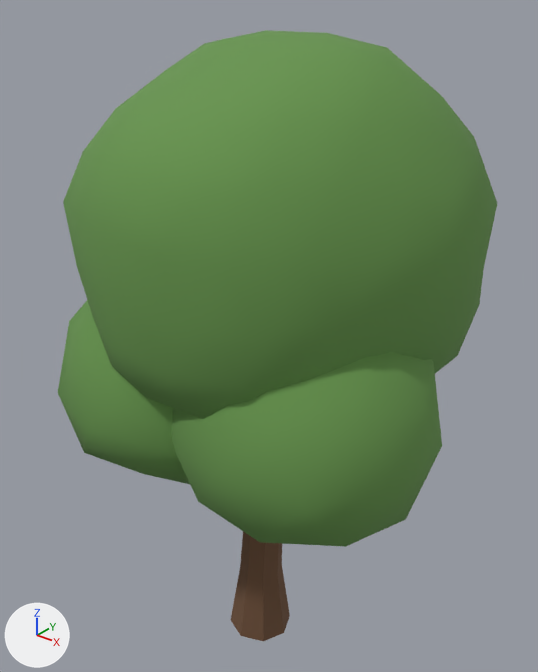
Two versions of the glTF model game/assets/nature/tree_round_1.glb, one commit apart.
Both versions are drawn from a camera (50 mm lens) standing at (3.8, -4.6, 6.29) and looking at (-0.21, 0.41, 3.18). Every picture has the same lights, and +X, +Y and +Z are marked at lower left. The older version comes first. Vertices at exactly the same position are counted once.

Objects in the first picture: 'tree_round_1'.
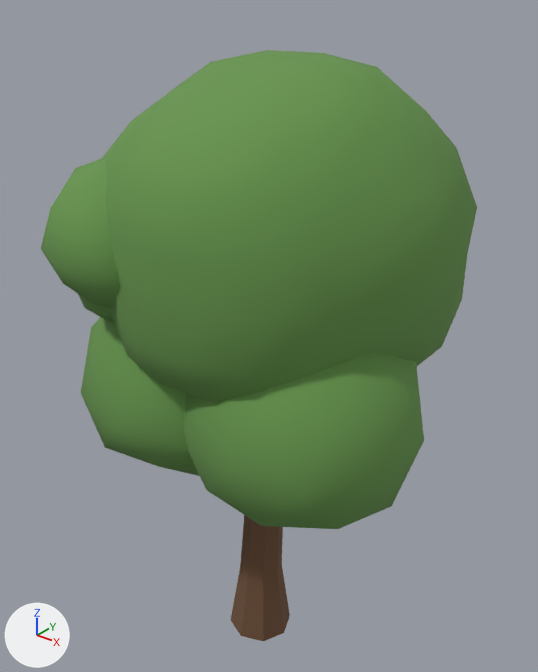
Pixel boxes (x1, y1, x2, y2) of what changed, in the pictures (538 x 672 px; the box of a moved part takes in the faces that stretch with it):
'tree_round_1', reshaped: before (58, 30, 497, 641); after (41, 50, 477, 641)
part 1 of me_tree_round_1, moved or reshaped: before (63, 30, 497, 419); after (102, 50, 477, 404)
part 2 of me_tree_round_1, moved or reshaped: before (58, 300, 190, 484); after (81, 317, 200, 476)
part 3 of me_tree_round_1, moved or reshaped: before (171, 352, 442, 547); after (184, 352, 424, 529)
part 4 of me_tree_round_1, added: after (78, 294, 114, 322)
part 5 of me_tree_round_1, added (green): after (41, 156, 120, 308)

The change, as a diff of the scene's bpy script:
```diff
--- a/game/assets/nature/tree_round_1.glb.py
+++ b/game/assets/nature/tree_round_1.glb.py
@@ mat_trunk @@
 n0 = _N.new('ShaderNodeBsdfPrincipled'); n0.name = 'Principled BSDF'
-n0.inputs[0].default_value = (0.155, 0.0783, 0.0397, 1.0)  # 'Base Color', brown #6e4f38
 n0.inputs[2].default_value = 0.95  # 'Roughness'
 n1 = _N.new('ShaderNodeOutputMaterial'); n1.name = 'Material Output'
+n2 = _N.new('ShaderNodeMix'); n2.name = 'Mix'
+n2.data_type = 'RGBA'
+n2.blend_type = 'MULTIPLY'
+n2.inputs[0].default_value = 1.0  # 'Factor'
+n2.inputs[7].default_value = (0.155, 0.0783, 0.0397, 1.0)  # 'B', brown #6e4f38
+n3 = _N.new('ShaderNodeVertexColor'); n3.name = 'Color Attribute'
 _L.new(n0.outputs[0], n1.inputs[0])  # 'BSDF' to 'Surface'
+_L.new(n2.outputs[2], n0.inputs[0])  # 'Result' to 'Base Color'
+_L.new(n3.outputs[0], n2.inputs[6])  # 'Color' to 'A'
@@ mat_canopy @@
 n0 = _N.new('ShaderNodeBsdfPrincipled'); n0.name = 'Principled BSDF'
-n0.inputs[0].default_value = (0.133, 0.296, 0.0732, 1.0)  # 'Base Color', green #66944c
 n0.inputs[2].default_value = 0.95  # 'Roughness'
 n1 = _N.new('ShaderNodeOutputMaterial'); n1.name = 'Material Output'
+n2 = _N.new('ShaderNodeMix'); n2.name = 'Mix'
+n2.data_type = 'RGBA'
+n2.blend_type = 'MULTIPLY'
+n2.inputs[0].default_value = 1.0  # 'Factor'
+n2.inputs[7].default_value = (0.133, 0.296, 0.0732, 1.0)  # 'B', green #66944c
+n3 = _N.new('ShaderNodeVertexColor'); n3.name = 'Color Attribute'
 _L.new(n0.outputs[0], n1.inputs[0])  # 'BSDF' to 'Surface'
+_L.new(n2.outputs[2], n0.inputs[0])  # 'Result' to 'Base Color'
+_L.new(n3.outputs[0], n2.inputs[6])  # 'Color' to 'A'
@@ me_tree_round_1 @@
 # used by ob_tree_round_1; location = (0.0, 0.0, 0.0)
-me_tree_round_1.from_pydata(...)  # 382 vertices, 732 faces; spans x -2.05..1.83, y -1.48..2.0, z -0.01..5.88
+me_tree_round_1.from_pydata(...)  # 544 vertices, 1032 faces; spans x -1.91..1.66, y -1.44..2.17, z -0.01..5.73
+# me_tree_round_1 part 1: the loose piece of 162 vertices spanning x -1.78..1.72, y -1.46..2.0, z 2.63..5.88 is scaled about its middle by 0.914, then moved by (0.01, 0.0, -0.01)
+# me_tree_round_1 part 2: the loose piece of 42 vertices spanning x -1.72..0.5, y -1.48..0.8, z 1.88..4.02 is scaled about its middle by 0.914, then moved by (0.07, 0.07, -0.02)
+# me_tree_round_1 part 3: the loose piece of 42 vertices spanning x -0.38..1.83, y -1.35..0.76, z 1.99..4.15 is scaled about its middle by 0.912, then moved by (-0.07, 0.06, -0.04)
+# me_tree_round_1 part 4: a new loose piece of 42 vertices spanning x -1.41..-0.45, y -1.1..-0.07, z 3.51..4.45, in mat_canopy
+# me_tree_round_1 part 5: a new loose piece of 42 vertices spanning x -1.47..-0.12, y -1.44..-0.02, z 3.71..5.05, in mat_canopy
+# other edits to the shape of me_tree_round_1 do not show in these pictures
 me_tree_round_1.materials.append(mat_trunk)
```
